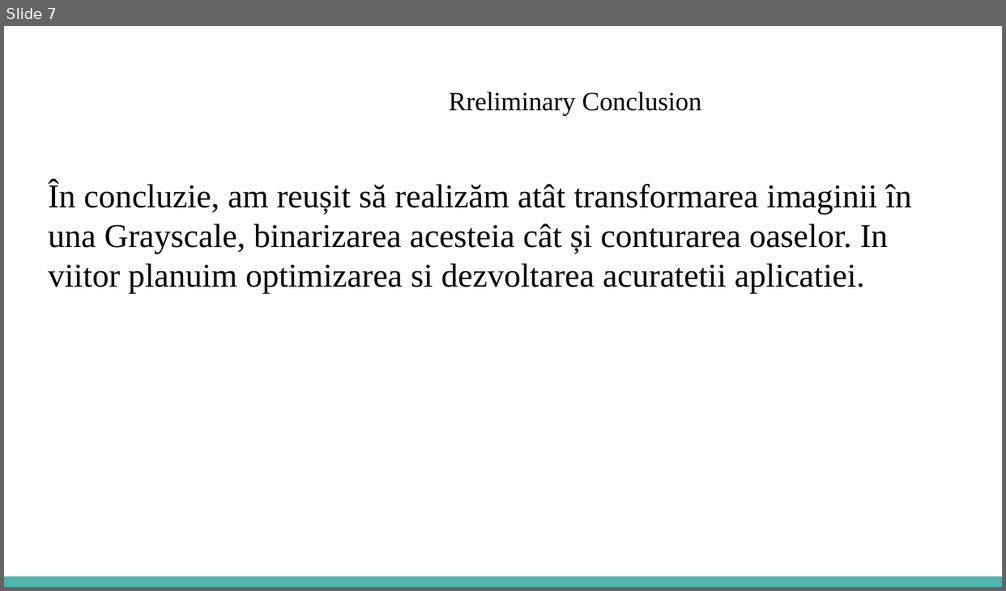
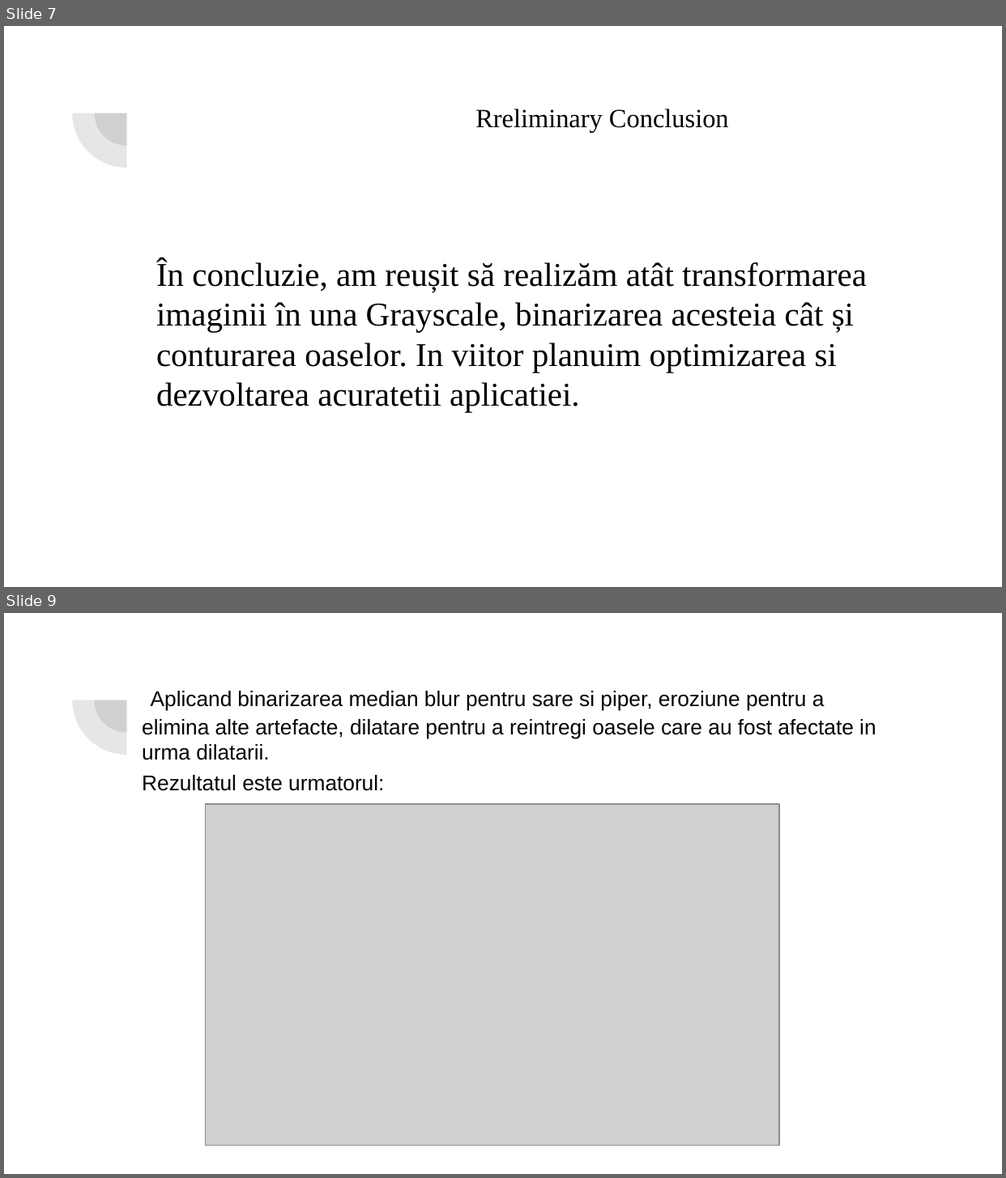
Before and after one commit to VedereArtificiala/prelucrareaimaginilor-proiect-1309b_pim05, a slide deck: Prezentare Gorcea_Baschir.pptx. Shown one above the other, each under a label of ours: slide 7 before the commit, slides 7 and 9 after it; the slides between them are not shown. The pictures are 1006x591 and 1006x1178 pixels, drawn with LibreOffice and Linux fonts; fonts in the diff are those of the drawing; grey boxes stand for pictures. Boxes give left, top, right and bottom in pixels: in the first picture for what was removed or moved away, otherwise in the second. Text is boxed around its words. In the diff, an @@ line names an element or a change of style, - is before the commit and + after.

```diff
--- a/Prezentare Gorcea_Baschir.pptx
+++ b/Prezentare Gorcea_Baschir.pptx
@@ slide 9 added at (x1=4, y1=613, x2=1002, y2=1174), background #FFFFFF; not listed: 2 template elements that a slide beside it also shows @@
@@ title added at (x1=142, y1=691, x2=876, y2=791), 15.3 pt, text #050505 @@
+Aplicand binarizarea median blur pentru sare si piper, eroziune pentru a elimina alte artefacte, dilatare pentru a reintregi oasele care au fost afectate in urma dilatarii.
+Rezultatul este urmatorul:
@@ picture added at (x1=206, y1=805, x2=779, y2=1146) @@
@@ slide 7 changed as well @@
@@ pie slice (boxed as its full ellipse) added at (x1=72, y1=59, x2=181, y2=168), fill #424242 at 13% opacity @@
@@ pie slice (boxed as its full ellipse) added at (x1=95, y1=81, x2=160, y2=146), fill #424242 at 13% opacity @@
@@ title "Rreliminary Conclusion" moved from (x1=449, y1=92, x2=702, y2=116) to (x1=475, y1=109, x2=729, y2=133) @@
@@ text "În concluzie, am reușit să ..." rewrapped from (x1=48, y1=181, x2=912, y2=293) to (x1=156, y1=260, x2=867, y2=412) @@
@@ rectangle removed at (x1=4, y1=577, x2=1002, y2=587) @@
```
Also in this commit, not shown: 6 other slides changed, 2 other slides added, 1 other file.
